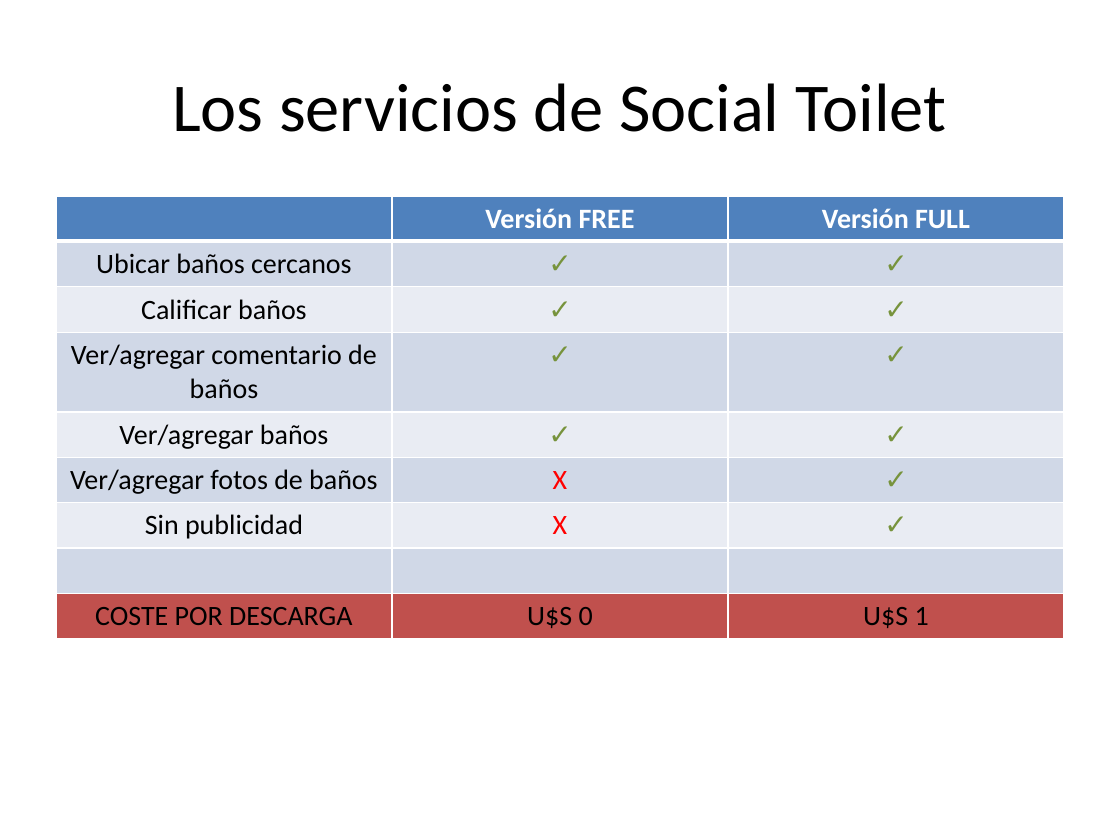
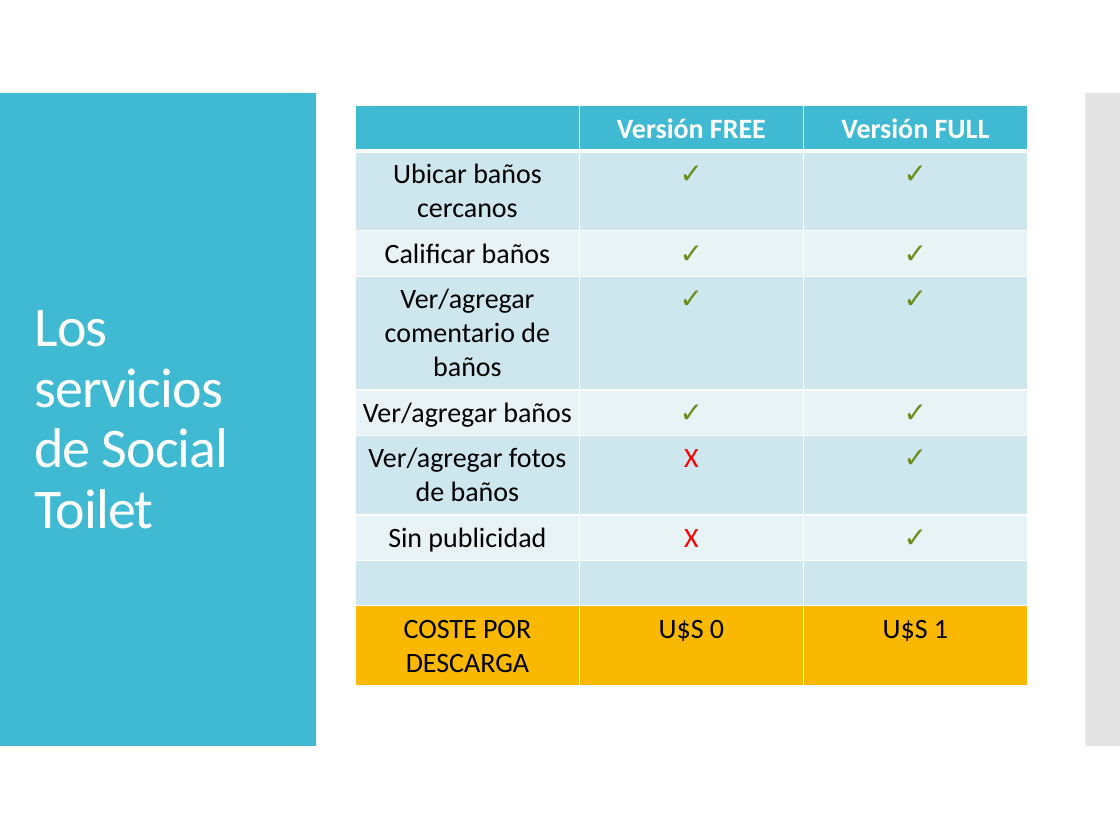
Before and after one commit to dschenkelman/taller-proyectos, a slide deck: slide 6 of Assets/Presentación negocio.pptx. Drawn at 1120x840 pixels with LibreOffice and Linux fonts; fonts in the diff are those of the drawing. Boxes give left, top, right and bottom in pixels: in the first picture for what was removed or moved away, otherwise in the second. Text is boxed around its words. In the diff, an @@ line names an element or a change of style, - is before the commit and + after.

```diff
--- a/Assets/Presentación negocio.pptx
+++ b/Assets/Presentación negocio.pptx
@@ rectangle added at [0,93,316,746], fill #40BAD2 @@
@@ table at [355,105,1027,712] @@
@@ fill #4F81BD to #40BAD2 in row 1 @@
@@ fill #D0D8E8 to #CFE7EE in 12 cells @@
@@ fill #E9EDF4 to #E8F3F7 in 9 cells @@
@@ fill #C0504D to #FAB900 in row 9 @@
@@ text colour #77933C to #6C8C1A in "✓", "✓", "✓", "✓" and 6 more places @@
@@ table: place and size @@
-table at [56,196,1064,637]
+table at [355,105,1027,712]
@@ rectangle added at [1085,93,1120,746], fill #C8C8C8 at 50% opacity @@
@@ title "Los servicios de Social Toilet": place and size @@
-title "Los servicios de Social Toilet" at [172,83,946,132]
+title "Los servicios de Social Toilet" at [34,310,229,529]
@@ title "Los servicios de Social Toilet" at [34,310,229,529]: size 44 to 36 pt, text colour #000000 to #FFFFFF, letter spacing 0 to -0.6 pt; alignment centre to left; line spacing 1 to 0.9 @@
```
Also in this commit, not shown: 11 other slides changed.
